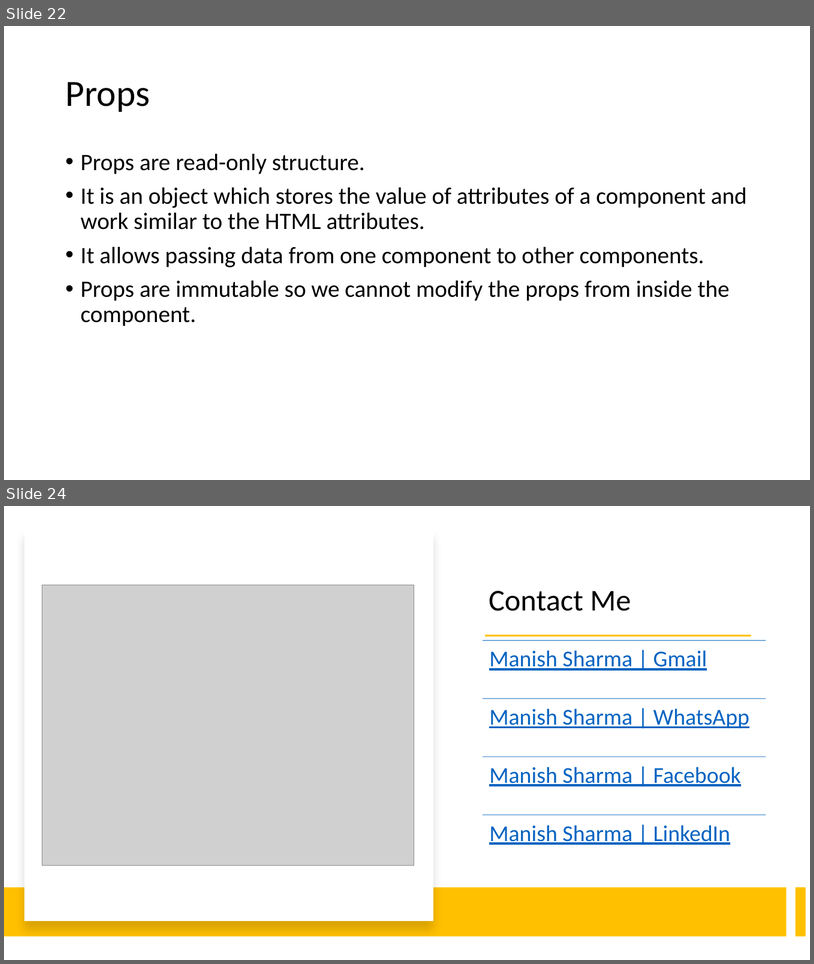
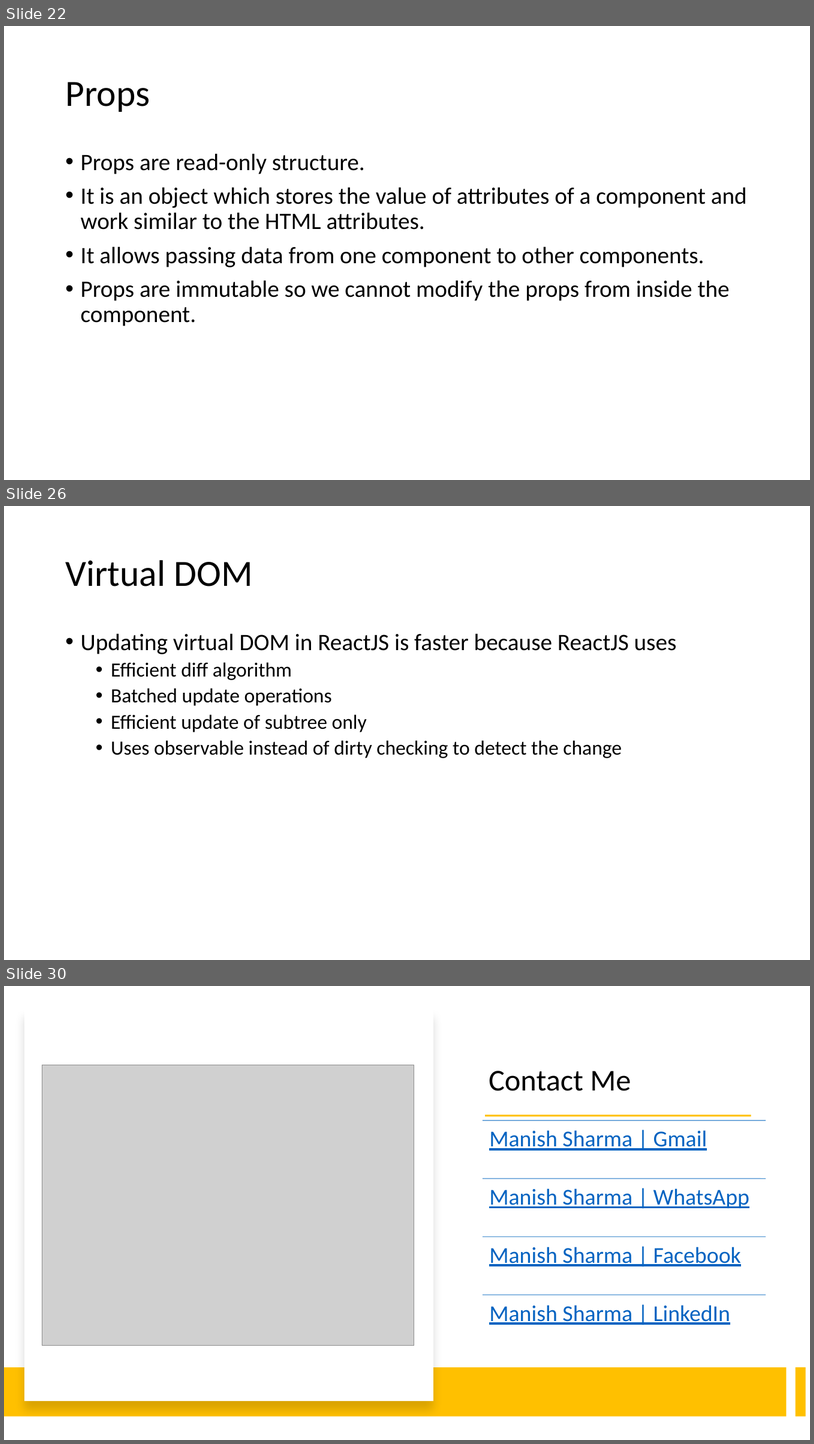
Before and after one commit to explore-with-manish/im-jan24, a slide deck: React/Notes/React.pptx. Shown one above the other, each under a label of ours: slides 22 and 24 before the commit, slides 22, 26 and 30 after it; the slides between them are not shown. The pictures are 814x964 and 814x1444 pixels, drawn with LibreOffice and Linux fonts; fonts in the diff are those of the drawing; grey boxes stand for pictures. Boxes give left, top, right and bottom in pixels: in the first picture for what was removed or moved away, otherwise in the second. Text is boxed around its words. In the diff, an @@ line names an element or a change of style, - is before the commit and + after.

```diff
--- a/React/Notes/React.pptx
+++ b/React/Notes/React.pptx
@@ slide 26 added at (4, 506, 810, 960), background #FFFFFF @@
@@ title added at (65, 560, 252, 586), 44 pt, text #000000 @@
+Virtual DOM
@@ text added at (81, 633, 677, 758), 24 pt, text #000000 @@
+• Updating virtual DOM in ReactJS is faster because ReactJS uses
+  • Efficient diff algorithm
+  • Batched update operations
+  • Efficient update of subtree only
+  • Uses observable instead of dirty checking to detect the change
@@ what was slide 24 is now slide 30 @@
```
Also in this commit, not shown: 5 other slides added, 3 other files.
